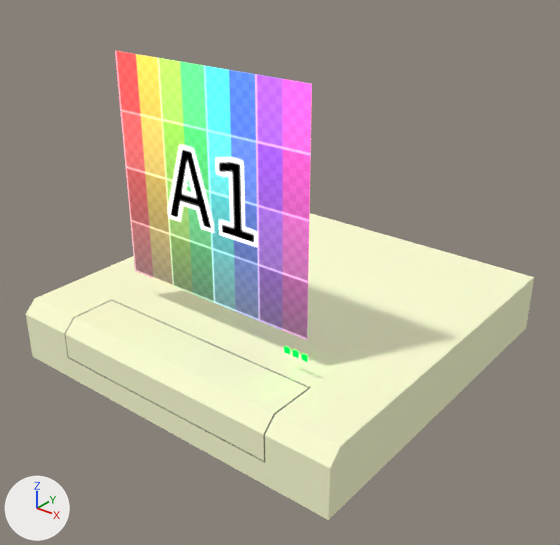
Two versions of the Blender file Assets/Models/Computer.blend, one commit apart.
Camera for both pictures: a 50 mm lens placed at (3.53, -4.51, 2.93), pointed at (0.11, -0.23, 0.28). Lighting does not change. The marker at lower left points along +X, +Y and +Z.

The first picture shows 'Case', 'Screen'.
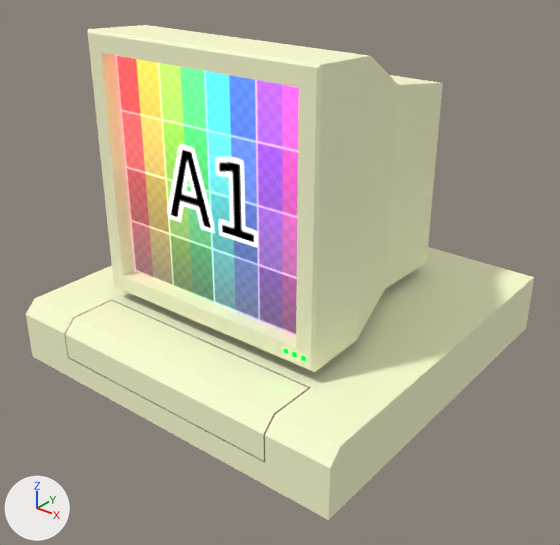
Changed parts and their boxes [x1, y1, x2, y2] in the pictures (560 x 545 px):
'Monitor', shown (beige): after [88, 25, 443, 372]

The change in detail:
Object 'Monitor' (ob_monitor) is now shown.
